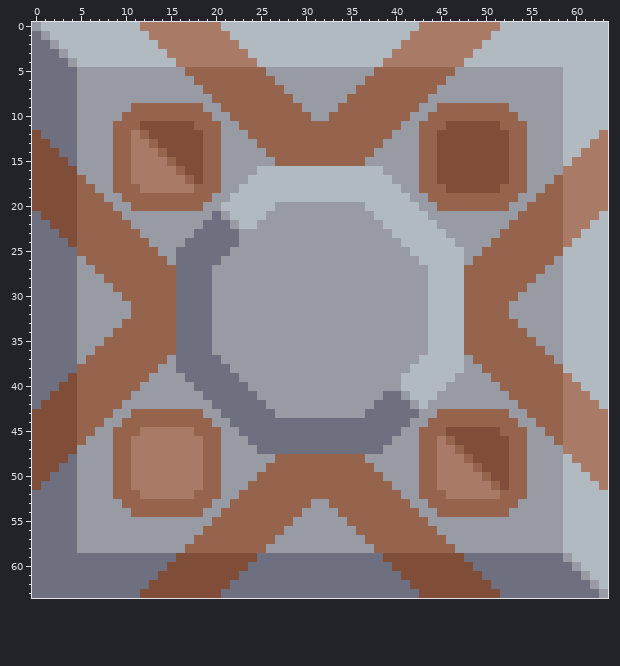
Pixel-art sprite, stored at sprites/blocks/production/metal-cleaner.png. The picture above was drawn from the file before the commit.
The file is 64x64 pixels.
The same view after the edit:
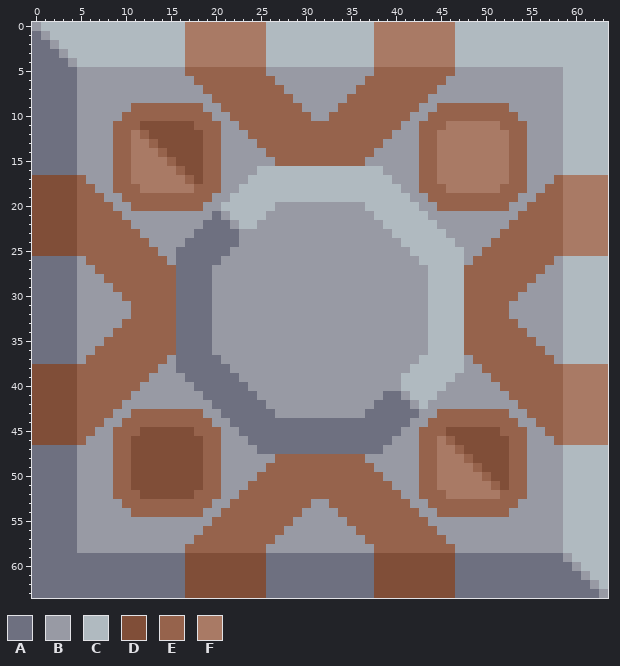
Palette (. is transparent): A #6e7080  B #989aa4  C #b0bac0  D #804e38  E #96634c  F #a97a65
Edits made:
y 0: x 12..16 FFFFF -> CCCCC; x 21..25 CCCCC -> FFFFF; x 38..42 CCCCC -> FFFFF; x 47..51 FFFFF -> CCCCC
y 1: x 13..16 FFFF -> CCCC; x 22..25 CCCC -> FFFF; x 38..41 CCCC -> FFFF; x 47..50 FFFF -> CCCC
y 2: x 14..16 FFF -> CCC; x 23..25 CCC -> FFF; x 38..40 CCC -> FFF; x 47..49 FFF -> CCC
y 3: x 15..16 FF -> CC; x 24..25 CC -> FF; x 38..39 CC -> FF; x 47..48 FF -> CC
y 4: x 16 F -> C; x 25 C -> F; x 38 C -> F; x 47 F -> C
y 11: x 46..51 DDDDDD -> FFFFFF
y 12: x 0 D -> A; x 45..52 DDDDDDDD -> FFFFFFFF; x 63 F -> C
y 13: x 0..1 DD -> AA; x 45..52 DDDDDDDD -> FFFFFFFF; x 62..63 FF -> CC
y 14: x 0..2 DDD -> AAA; x 45..52 DDDDDDDD -> FFFFFFFF; x 61..63 FFF -> CCC
y 15: x 0..3 DDDD -> AAAA; x 45..52 DDDDDDDD -> FFFFFFFF; x 60..63 FFFF -> CCCC
y 16: x 0..4 DDDDD -> AAAAA; x 45..52 DDDDDDDD -> FFFFFFFF; x 59..63 FFFFF -> CCCCC
y 17: x 45..52 DDDDDDDD -> FFFFFFFF
y 18: x 46..51 DDDDDD -> FFFFFF
y 21: x 0 A -> D; x 63 C -> F
y 22: x 0..1 AA -> DD; x 62..63 CC -> FF
y 23: x 0..2 AAA -> DDD; x 61..63 CCC -> FFF
y 24: x 0..3 AAAA -> DDDD; x 60..63 CCCC -> FFFF
y 25: x 0..4 AAAAA -> DDDDD; x 59..63 CCCCC -> FFFFF
y 38: x 0..4 AAAAA -> DDDDD; x 59..63 CCCCC -> FFFFF
y 39: x 0..3 AAAA -> DDDD; x 60..63 CCCC -> FFFF
y 40: x 0..2 AAA -> DDD; x 61..63 CCC -> FFF
y 41: x 0..1 AA -> DD; x 62..63 CC -> FF
y 42: x 0 A -> D; x 63 C -> F
y 45: x 12..17 FFFFFF -> DDDDDD
y 46: x 11..18 FFFFFFFF -> DDDDDDDD
y 47: x 0..4 DDDDD -> AAAAA; x 11..18 FFFFFFFF -> DDDDDDDD; x 59..63 FFFFF -> CCCCC
y 48: x 0..3 DDDD -> AAAA; x 11..18 FFFFFFFF -> DDDDDDDD; x 60..63 FFFF -> CCCC
y 49: x 0..2 DDD -> AAA; x 11..18 FFFFFFFF -> DDDDDDDD; x 61..63 FFF -> CCC
y 50: x 0..1 DD -> AA; x 11..18 FFFFFFFF -> DDDDDDDD; x 62..63 FF -> CC
y 51: x 0 D -> A; x 11..18 FFFFFFFF -> DDDDDDDD; x 63 F -> C
y 52: x 12..17 FFFFFF -> DDDDDD
y 59: x 16 D -> A; x 25 A -> D; x 38 A -> D; x 47 D -> A
y 60: x 15..16 DD -> AA; x 24..25 AA -> DD; x 38..39 AA -> DD; x 47..48 DD -> AA
y 61: x 14..16 DDD -> AAA; x 23..25 AAA -> DDD; x 38..40 AAA -> DDD; x 47..49 DDD -> AAA
y 62: x 13..16 DDDD -> AAAA; x 22..25 AAAA -> DDDD; x 38..41 AAAA -> DDDD; x 47..50 DDDD -> AAAA
y 63: x 12..16 DDDDD -> AAAAA; x 21..25 AAAAA -> DDDDD; x 38..42 AAAAA -> DDDDD; x 47..51 DDDDD -> AAAAA
